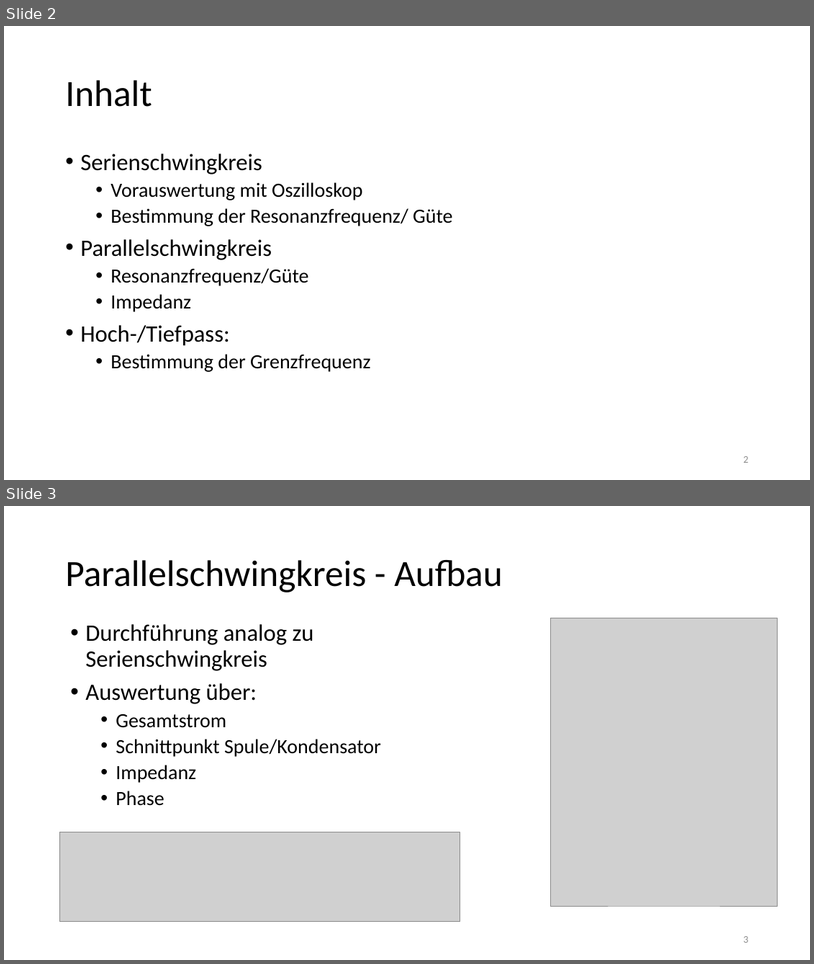
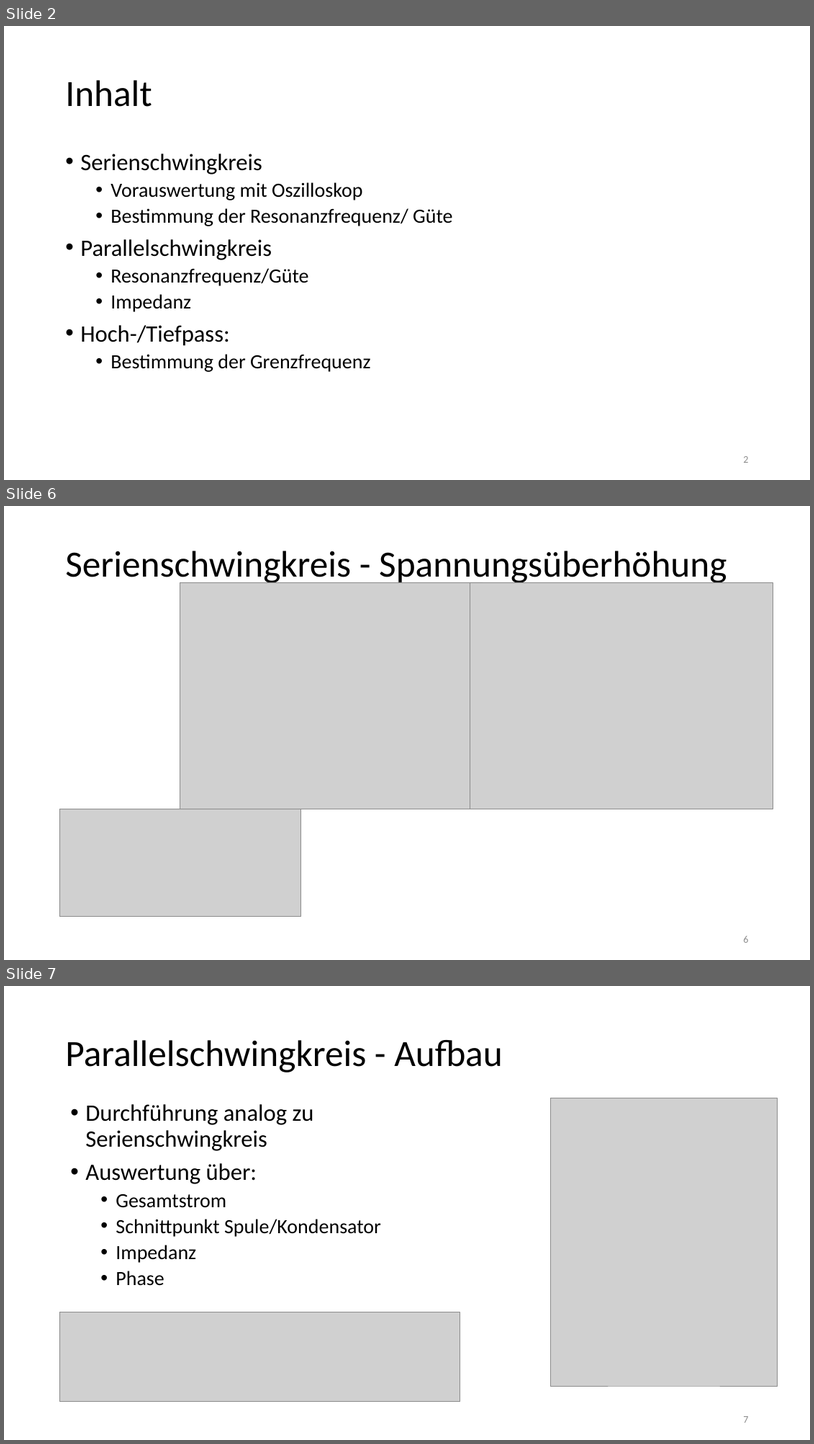
Before and after one commit to thewhitecat/grundpraktikum1, a slide deck: grundpraktikum2/E-Lehre/E-Lehre.pptx. Shown one above the other, each under a label of ours: slides 2 and 3 before the commit, slides 2, 6 and 7 after it; the slides between them are not shown. The pictures are 814x964 and 814x1444 pixels, drawn with LibreOffice and Linux fonts; fonts in the diff are those of the drawing; grey boxes stand for pictures. Boxes give left, top, right and bottom in pixels: in the first picture for what was removed or moved away, otherwise in the second. Text is boxed around its words. In the diff, an @@ line names an element or a change of style, - is before the commit and + after.

```diff
--- a/grundpraktikum2/E-Lehre/E-Lehre.pptx
+++ b/grundpraktikum2/E-Lehre/E-Lehre.pptx
@@ slide 6 added at <box>4,506,810,960</box>, background #FFFFFF @@
@@ title added at <box>65,551,727,586</box>, 44 pt, text #000000 @@
+Serienschwingkreis - Spannungsüberhöhung
@@ picture added at <box>180,582,483,808</box> @@
@@ picture added at <box>471,582,774,808</box> @@
@@ picture added at <box>59,808,301,916</box> @@
@@ page number added at <box>743,936,748,942</box>, 12 pt, text #8C8C8C @@
+6
@@ what was slide 3 is now slide 7 @@
@@ page number at <box>743,1416,748,1422</box>: text changed @@
-3
+7
```
Also in this commit, not shown: 7 other slides added.
